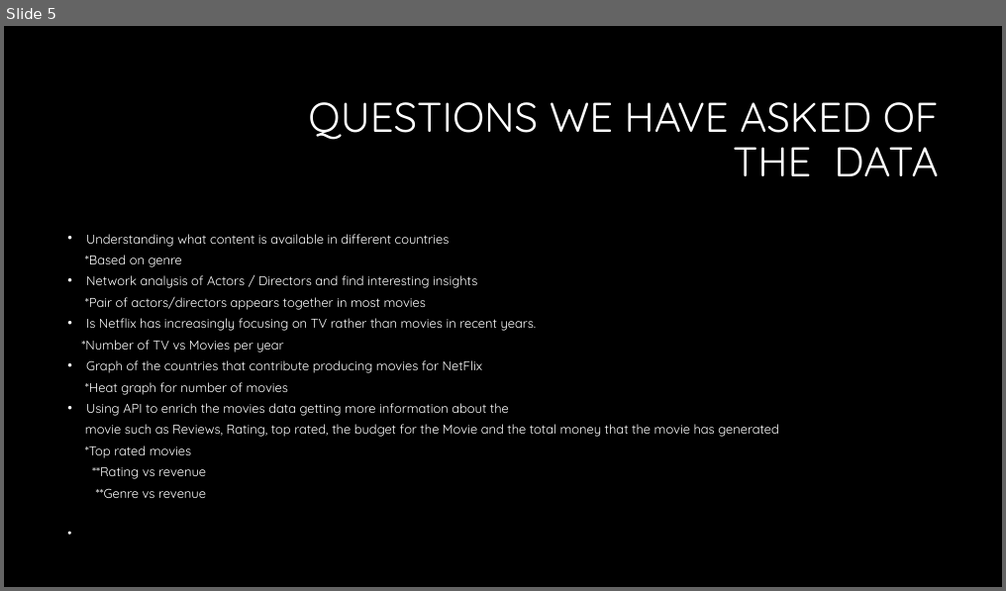
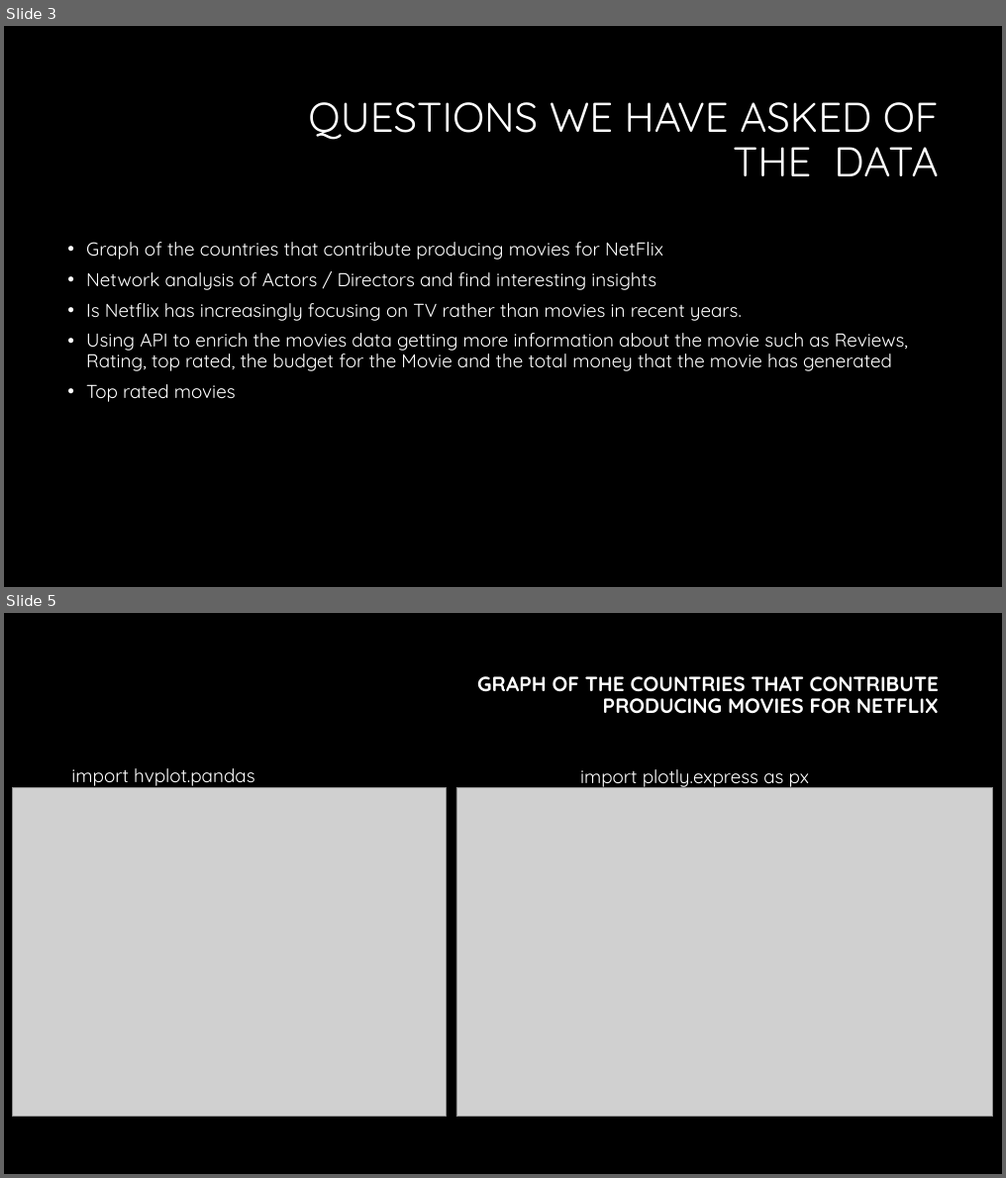
Before and after one commit to ahmadfarouk/Project-Netflix, a slide deck: netflix/The era of Netflix.pptx. Shown one above the other, each under a label of ours: slide 5 before the commit, slides 3 and 5 after it; the slides between them are not shown. The pictures are 1006x591 and 1006x1178 pixels, drawn with LibreOffice and Linux fonts; fonts in the diff are those of the drawing; grey boxes stand for pictures; background and template pictures are left out. Boxes give left, top, right and bottom in pixels: in the first picture for what was removed or moved away, otherwise in the second. Text is boxed around its words. In the diff, an @@ line names an element or a change of style, - is before the commit and + after.

```diff
--- a/netflix/The era of Netflix.pptx
+++ b/netflix/The era of Netflix.pptx
@@ slide 5 added at <box>4,613,1002,1174</box>, background #000000 @@
@@ title added at <box>477,676,939,714</box>, 19.8 pt, text #FFFFFF, bold @@
+GRAPH OF THE COUNTRIES THAT CONTRIBUTE PRODUCING MOVIES FOR NETFLIX
@@ picture added at <box>13,787,446,1117</box> @@
@@ text added at <box>71,768,255,788</box>, 18 pt, text #FFFFFF @@
+import hvplot.pandas
@@ picture added at <box>456,787,993,1117</box> @@
@@ text added at <box>580,769,809,789</box>, 18 pt, text #FFFFFF @@
+import plotly.express as px
@@ what was slide 5 is now slide 3 @@
@@ slide 3 changed as well @@
@@ text at <box>86,242,663,260</box>: text changed; size 12.4 to 18 pt @@
-• Understanding what content is available in different countries
-*Based on genre
+• Graph of the countries that contribute producing movies for NetFlix
@@ text at <box>86,273,742,321</box>: size 12.4 to 18 pt in "Network analysis of Actors / Directors and ...", "Is Netflix has increasingly focusing on TV ..."; line spacing 0.7 to 0.9 @@
@@ text at <box>85,296,426,310</box>: paragraph removed @@
-*Pair of actors/directors appears together in most movies
@@ text at <box>86,333,908,402</box>: text changed; size 12.4 to 18 pt @@
-*Number of TV vs Movies per year
-• Graph of the countries that contribute producing movies for NetFlix
-*Heat graph for number of movies
-• Using API to enrich the movies data getting more information about the
-movie such as Reviews, Rating, top rated, the budget for the Movie and the total money that the movie has generated
-*Top rated movies
-**Rating vs revenue
-**Genre vs revenue
+• Using API to enrich the movies data getting more information about the movie such as Reviews, Rating, top rated, the budget for the Movie and the total money that the movie has generated
+• Top rated movies
```
Also in this commit, not shown: 2 other slides changed, 6 other slides added, 6 slides removed, 1 other file.
